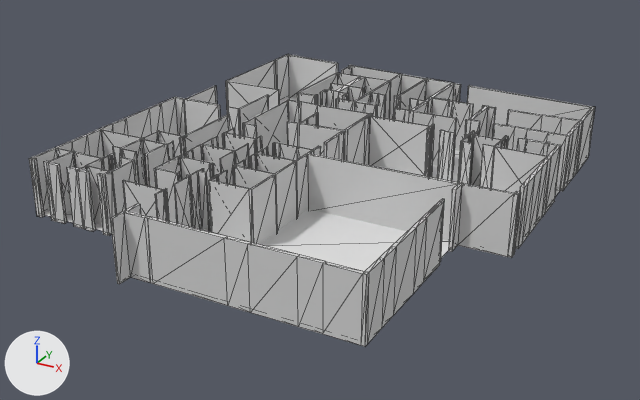
The glTF model public/models/veterinary.glb as it was, and as the next commit left it.
Camera for both pictures: a camera (50 mm lens) standing at (9.76, -6.69, 2.05) and looking at (7.37, -2.35, -0.12). Arrows for +X, +Y and +Z are at lower left; the lights stay in place. Mesh edges are drawn as thin lines. Where no turn or scale is listed for an object, it has been applied to the vertices. Vertices at the same position are counted once.

In view in the first picture: 'floor', 'glass', 'walls'.
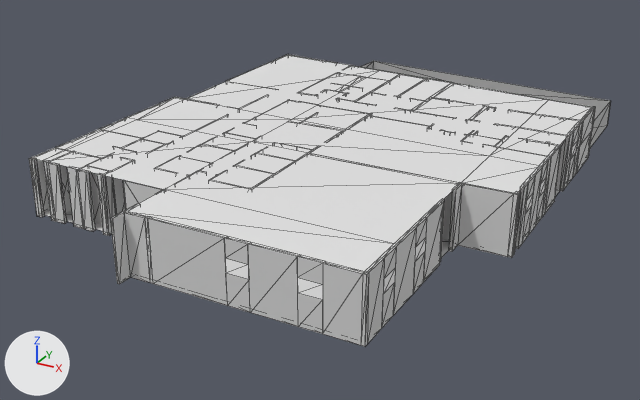
The edits, one by one:
Material 'Procedural Metal Net' (mat_procedural_metal_net) is new.
Its base color is (0.685, 0.685, 0.685) (light grey #d8d8d8).
Its metallic is 1.0.
Its roughness is 1.0.
Material 'Material.002' (mat_material_002) is new.
Its base color is (1.0, 1.0, 1.0) (white #ffffff).
Its metallic is 1.0.
Its roughness is 1.0.
me_cube_060 is used by ob_walls; location (7.438, -2.31, 0.191); rotation (0.0, -3.142, 0.0), in degrees (0, -180, 0); scale (-0.02, -0.0435, -0.818).
me_cube_060 had 1366 vertices, 2434 faces and spanned x -58.3..63.2, y -30.2..37.5, z -0.2..0.2.
me_cube_060 now has 1927 vertices, 2936 faces and spans x -58.3..63.2, y -45.7..37.5, z -0.2..0.2.
me_cube_060 part 1: 561 vertices added at x -58.3..63.2, y -45.7..35.6, z -0.2..0.2.
me_cube_060 now uses material mat_procedural_metal_net (light grey #d8d8d8).
Mesh me_cube_028 is new.
It has 254 vertices, 136 faces and spans x -63.1..58.4, y -25.0..36.2, z 0.0..0.1.
It uses material mat_material_002 (white #ffffff).
Object 'glass' (ob_glass) is deleted.
Object 'ceiling' (ob_ceiling) is new; it shows a copy of the mesh of ob_floor.
Its location is (7.468, -2.394, 0.36).
Object 'glass.001' (ob_glass_001) is new; it shows me_cube_028.
Its location is (7.533, -2.284, 0.191).
Its rotation in degrees is (0, -180, 0).
Its scale is (-0.02, -0.0435, -0.818).

Pixel boxes (x1, y1, x2, y2) of what changed, in the pictures (640 x 400 px):
'walls', reshaped: before (29, 54, 595, 346); after (29, 54, 611, 346)
'ceiling', added: after (32, 55, 593, 273)
'glass', deleted: before (71, 60, 579, 334)
'glass.001', added: after (146, 142, 577, 300)
part 1 of me_cube_060, added: after (71, 55, 611, 334)
'floor', unchanged, covered by the edit: before (43, 96, 561, 271); after (43, 188, 561, 258)
